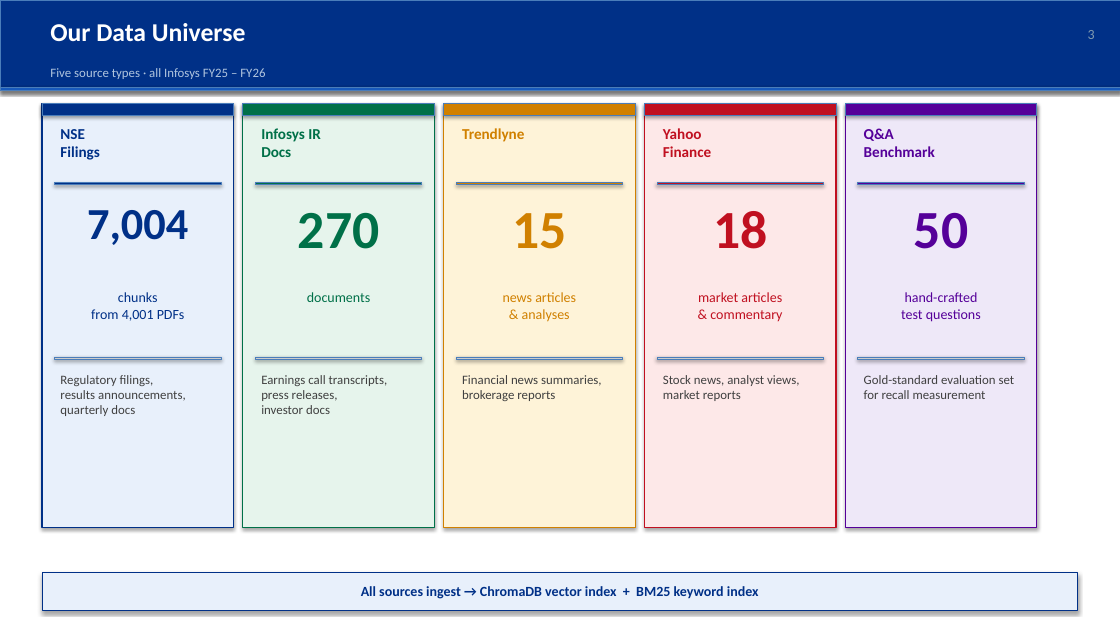
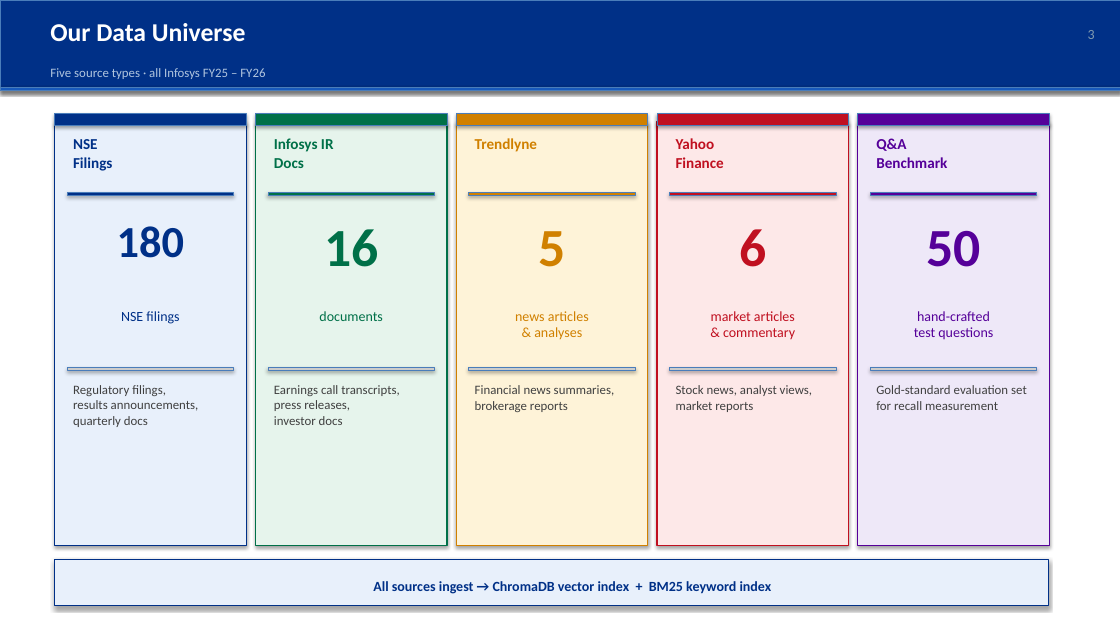
Before and after one commit to nandypi/Group-6-DS-and-AI-Lab-Project, a slide deck: slide 3 of Slides/DSAI_Team_6_Final_Presentation.pptx. Drawn at 1120x630 pixels with LibreOffice and Linux fonts; fonts in the diff are those of the drawing. Boxes give left, top, right and bottom in pixels: in the first picture for what was removed or moved away, otherwise in the second. Text is boxed around its words. In the diff, an @@ line names an element or a change of style, - is before the commit and + after.

```diff
--- a/Slides/DSAI_Team_6_Final_Presentation.pptx
+++ b/Slides/DSAI_Team_6_Final_Presentation.pptx
@@ 6 rectangles moved together from (x1=55, y1=103, x2=1024, y2=360) to (x1=67, y1=113, x2=1037, y2=370) @@
@@ 9 rectangles moved together from (x1=42, y1=103, x2=1037, y2=360) to (x1=55, y1=113, x2=1049, y2=370) @@
@@ text "NSE" moved from (x1=60, y1=129, x2=99, y2=160) to (x1=73, y1=139, x2=112, y2=171) @@
@@ rectangle moved from (x1=243, y1=103, x2=434, y2=528) to (x1=255, y1=122, x2=447, y2=546) @@
@@ text "Infosys IR" moved from (x1=261, y1=128, x2=321, y2=157) to (x1=274, y1=138, x2=334, y2=168) @@
@@ rectangle moved from (x1=444, y1=103, x2=635, y2=528) to (x1=456, y1=122, x2=648, y2=546) @@
@@ text "Trendlyne" moved from (x1=462, y1=128, x2=524, y2=142) to (x1=475, y1=138, x2=537, y2=152) @@
@@ text "Yahoo" moved from (x1=663, y1=128, x2=711, y2=157) to (x1=676, y1=138, x2=724, y2=168) @@
@@ 3 rectangles moved together from (x1=42, y1=103, x2=1037, y2=528) to (x1=55, y1=122, x2=1049, y2=546) @@
@@ text "Q&A" moved from (x1=864, y1=128, x2=935, y2=157) to (x1=876, y1=138, x2=947, y2=168) @@
@@ text "50" moved from (x1=914, y1=212, x2=968, y2=249) to (x1=926, y1=230, x2=980, y2=267) @@
@@ text removed at (x1=87, y1=210, x2=188, y2=245) @@
-7,004
@@ text added at (x1=117, y1=226, x2=184, y2=258), 38 pt, text #003087, bold @@
+180
@@ text removed at (x1=298, y1=213, x2=379, y2=249) @@
-270
@@ text added at (x1=324, y1=229, x2=378, y2=267), 46 pt, text #007048, bold @@
+16
@@ text removed at (x1=512, y1=213, x2=566, y2=249) @@
-15
@@ text added at (x1=538, y1=231, x2=565, y2=267), 46 pt, text #D08000, bold @@
+5
@@ text removed at (x1=713, y1=211, x2=767, y2=249) @@
-18
@@ text added at (x1=739, y1=229, x2=766, y2=267), 46 pt, text #C01020, bold @@
+6
@@ text removed at (x1=91, y1=292, x2=184, y2=321) @@
-chunks
-from 4,001 PDFs
@@ text added at (x1=121, y1=311, x2=179, y2=324), 12 pt, text #003087 @@
+NSE filings
@@ text "documents" moved from (x1=307, y1=292, x2=370, y2=302) to (x1=319, y1=311, x2=382, y2=321) @@
@@ text "news articles" moved from (x1=503, y1=292, x2=576, y2=322) to (x1=515, y1=311, x2=589, y2=339) @@
@@ text "market articles" moved from (x1=698, y1=292, x2=782, y2=321) to (x1=711, y1=311, x2=795, y2=339) @@
@@ text "hand-crafted" moved from (x1=901, y1=292, x2=981, y2=322) to (x1=914, y1=311, x2=993, y2=339) @@
@@ text "Regulatory filings," moved from (x1=60, y1=375, x2=186, y2=416) to (x1=73, y1=385, x2=199, y2=427) @@
@@ text "Earnings call transcripts," moved from (x1=261, y1=375, x2=388, y2=414) to (x1=274, y1=385, x2=400, y2=425) @@
@@ text "Financial news summaries," moved from (x1=462, y1=375, x2=602, y2=401) to (x1=475, y1=385, x2=615, y2=412) @@
@@ text "Stock news, analyst views," moved from (x1=663, y1=375, x2=799, y2=401) to (x1=676, y1=385, x2=812, y2=412) @@
@@ text "Gold-standard evaluation set" moved from (x1=864, y1=375, x2=1015, y2=399) to (x1=876, y1=385, x2=1027, y2=410) @@
@@ rectangle resized from (x1=42, y1=573, x2=1078, y2=611) to (x1=55, y1=560, x2=1049, y2=606) @@
@@ text "All sources ingest → ChromaDB ..." moved from (x1=361, y1=586, x2=759, y2=599) to (x1=373, y1=581, x2=772, y2=594) @@
```
Also in this commit, not shown: 9 other slides changed.
